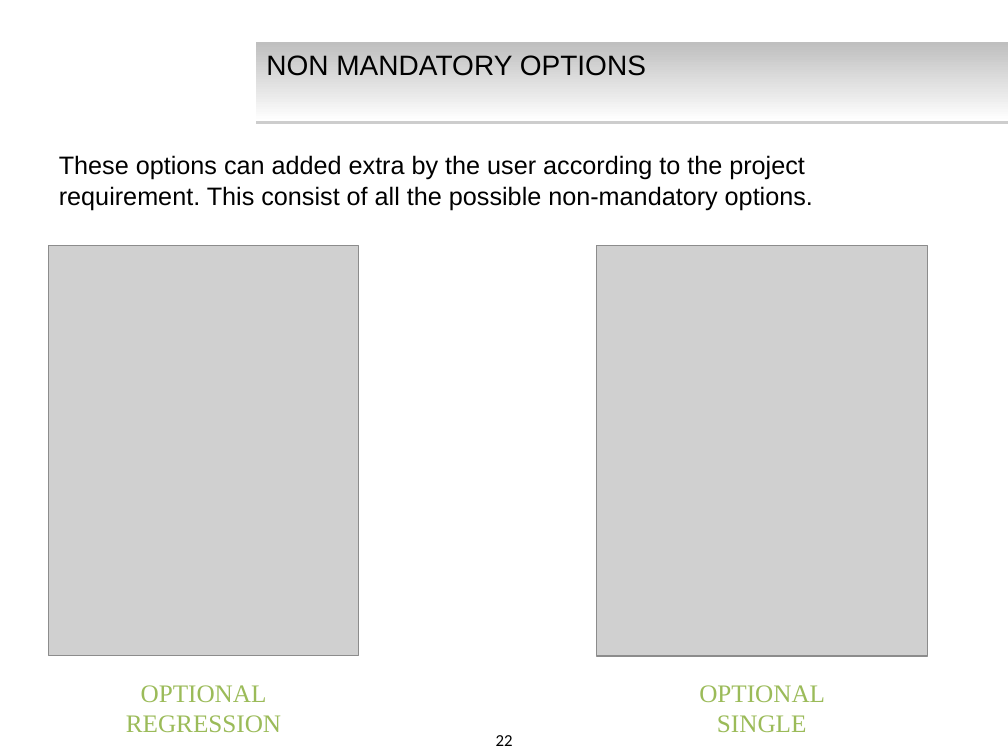
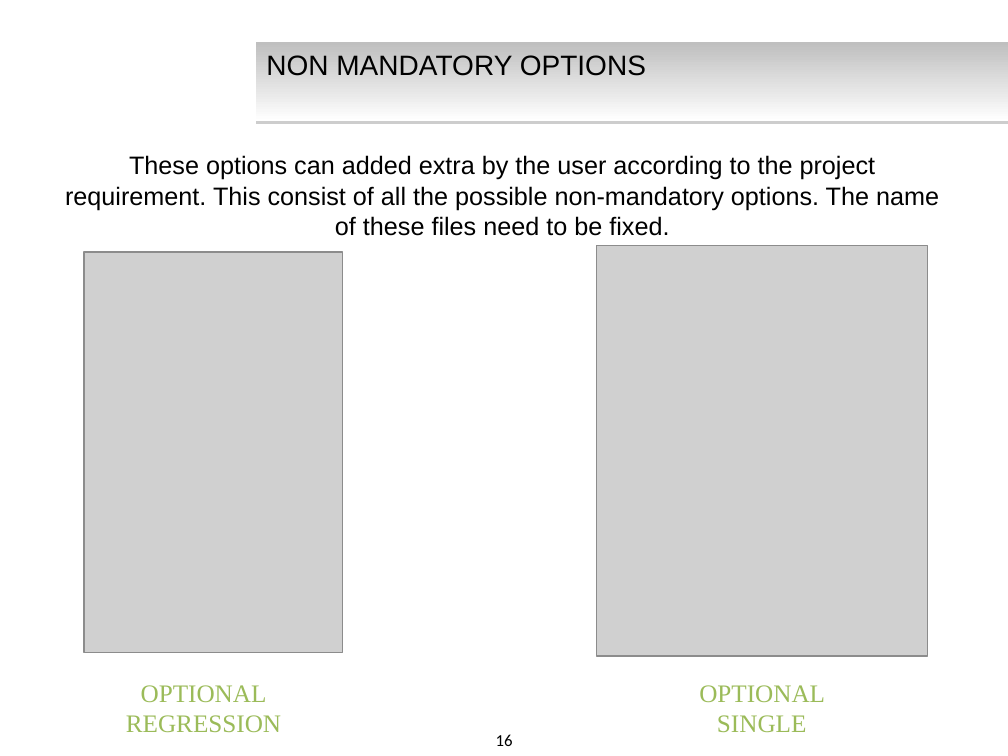
Before and after one commit to keshav009/test-repo, a slide deck: slide 16 of Presentation_final_2.pptx (slide 22 before the commit). Drawn at 1008x756 pixels with LibreOffice and Linux fonts; fonts in the diff are those of the drawing; grey boxes stand for pictures; background and template pictures are left out. Boxes give left, top, right and bottom in pixels: in the first picture for what was removed or moved away, otherwise in the second. Text is boxed around its words. In the diff, an @@ line names an element or a change of style, - is before the commit and + after.

```diff
--- a/Presentation_final_2.pptx
+++ b/Presentation_final_2.pptx
@@ text at box(65, 155, 939, 236): text changed @@
-These options can added extra by the user according to the project requirement. This consist of all the possible non-mandatory options.
+These options can added extra by the user according to the project requirement. This consist of all the possible non-mandatory options. The name of these files need to be fixed.
@@ picture: place and size @@
-picture at box(48, 246, 358, 656)
+picture at box(84, 252, 342, 652)
@@ page number at box(496, 734, 513, 746): text changed @@
-22
+16
```
Also in this commit, not shown: 10 other slides changed, 25 slides added, 13 slides removed.
